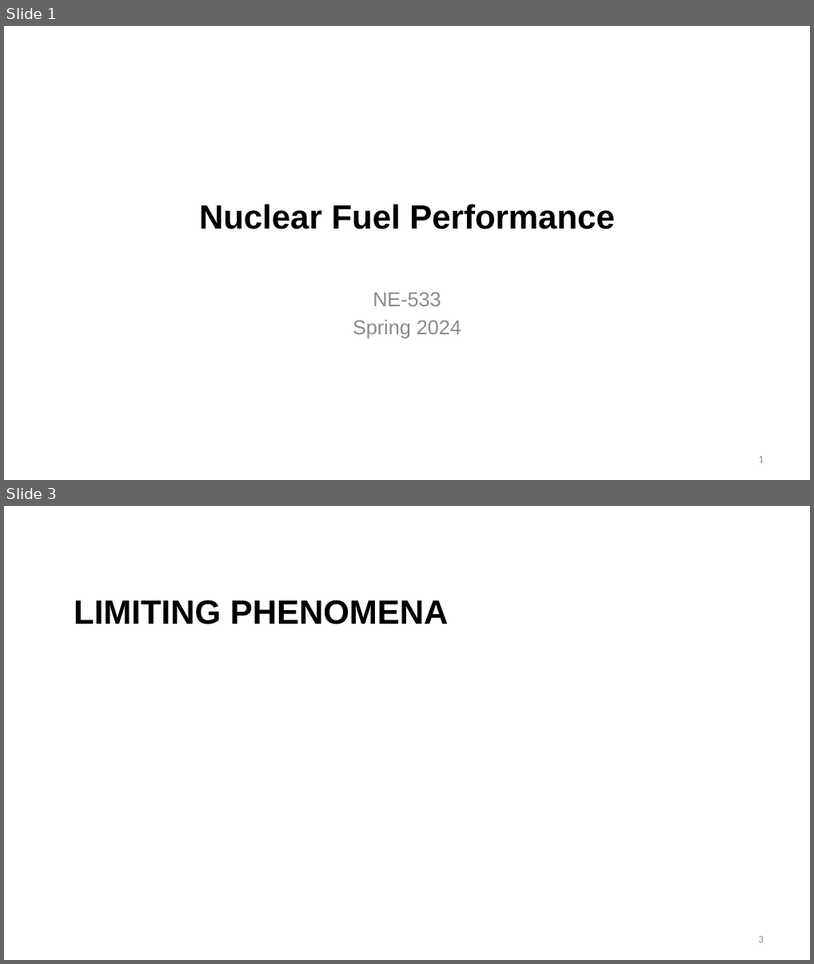
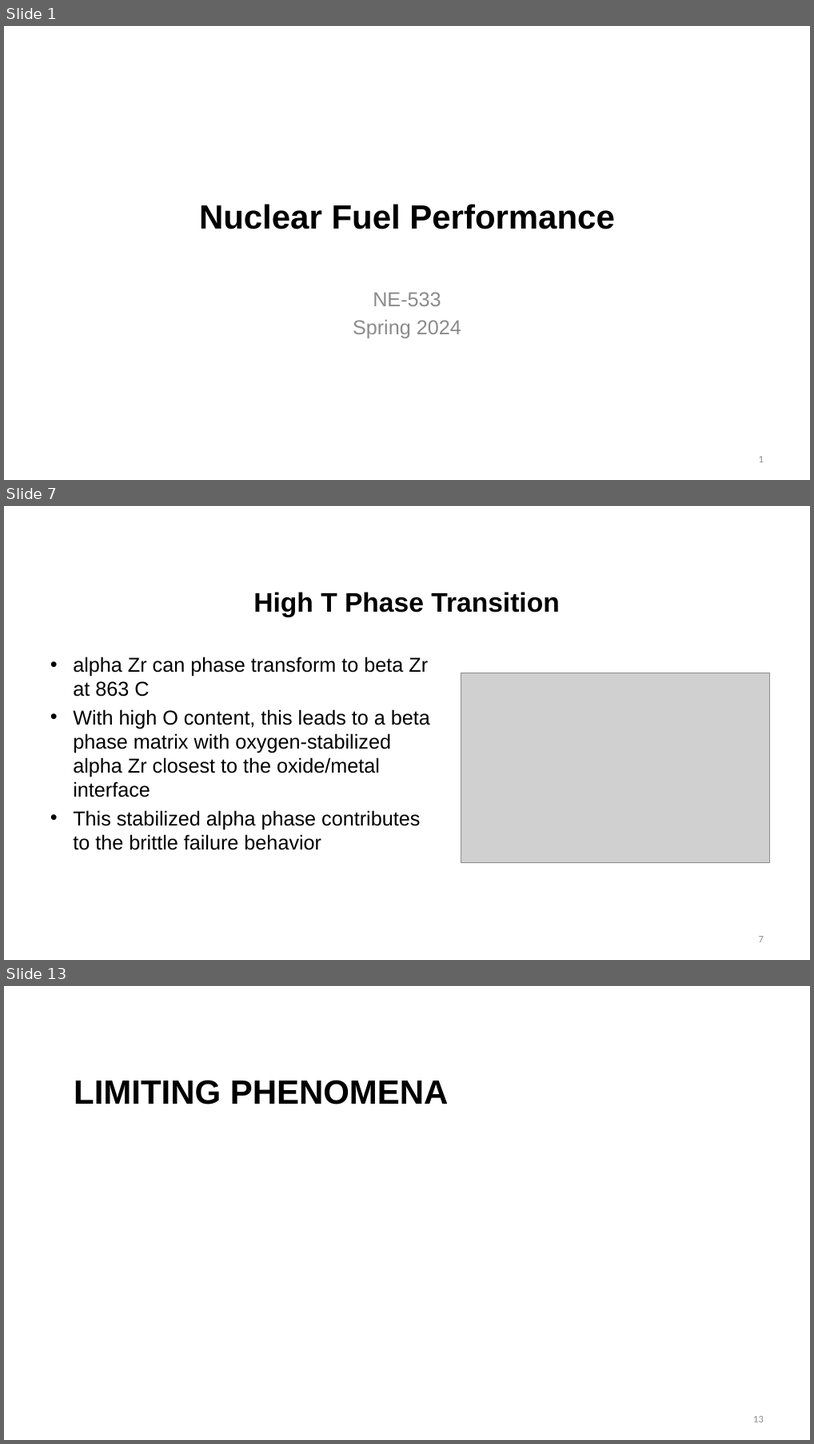
Before and after one commit to benbeeler/TEACHING, a slide deck: Nuclear_Fuel_Performance/NE533_Spring2024/Section4/Lec18_Limits_WaterChem.pptx. Shown one above the other, each under a label of ours: slides 1 and 3 before the commit, slides 1, 7 and 13 after it; the slides between them are not shown. The pictures are 814x964 and 814x1444 pixels, drawn with LibreOffice and Linux fonts; fonts in the diff are those of the drawing; grey boxes stand for pictures; background and template pictures are left out. Boxes give left, top, right and bottom in pixels: in the first picture for what was removed or moved away, otherwise in the second. Text is boxed around its words. In the diff, an @@ line names an element or a change of style, - is before the commit and + after.

```diff
--- a/Nuclear_Fuel_Performance/NE533_Spring2024/Section4/Lec18_Limits_WaterChem.pptx
+++ b/Nuclear_Fuel_Performance/NE533_Spring2024/Section4/Lec18_Limits_WaterChem.pptx
@@ slide 7 added at (4, 506, 810, 960), background #FFFFFF @@
@@ title added at (254, 592, 559, 617), 32 pt, text #000000, bold @@
+High T Phase Transition
@@ text added at (73, 656, 430, 850), 24 pt, text #000000 @@
+• alpha Zr can phase transform to beta Zr at 863 C
+• With high O content, this leads to a beta phase matrix with oxygen-stabilized alpha Zr closest to the oxide/metal interface
+• This stabilized alpha phase contributes to the brittle failure behavior
@@ picture added at (462, 673, 770, 862) @@
@@ page number added at (759, 936, 764, 942), 12 pt, text #8C8C8C @@
+7
@@ what was slide 3 is now slide 13 @@
@@ page number at (754, 1416, 764, 1422): text changed @@
-3
+13
```
Also in this commit, not shown: 6 slides changed, 11 other slides added, 14 other files.
